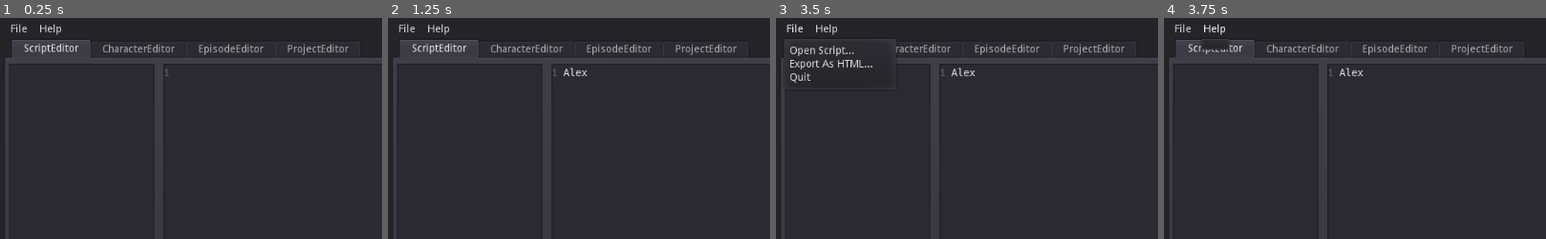
Above: before the commit, frames 1-4 (left to right).
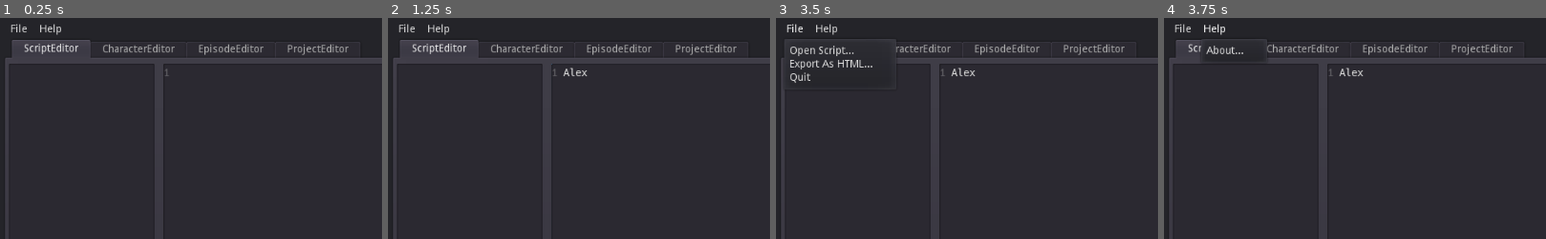
Above: after the commit, the same moments.

Repository: Zylann/saga_toolkit_app
Game: Godot game, scene res://main.tscn
Two runs of this game, one before a commit and one after it. Both use one fixed random seed, a clock stepped at 60 frames per second and the inputs below.
Inputs (mouse positions are % of the whole screen's width and height, from its top left):
- Up to frame 1 (0.25 s): no input
- Up to frame 2 (1.25 s): click (60, 53) at 0.52 s; type "Alex" at 0.6 s
- Up to frame 3 (3.5 s): click "File" at 1.25 s; click "File" at 2 s; click "File" at 2.75 s
- Up to frame 4 (3.75 s): click "Help" at 3.5 s
The pictures show only the part of the screen within x 0-50%, y 0-50%; the shares and areas given below are measured in that part.

Frames 1-3 are identical in both runs. In frame 4, 0.9% of the frame differs, in the area x 10-28%, y 9-20%.

Commit message:
Added custom icon and About window

Diff:
--- /dev/null
+++ b/icon.svg
@@ -0,0 +1,67 @@
+<?xml version="1.0" encoding="UTF-8" standalone="no"?>
+<svg
+   xmlns:dc="http://purl.org/dc/elements/1.1/"
+   xmlns:cc="http://creativecommons.org/ns#"
+   xmlns:rdf="http://www.w3.org/1999/02/22-rdf-syntax-ns#"
+   xmlns:svg="http://www.w3.org/2000/svg"
+   xmlns="http://www.w3.org/2000/svg"
+   xmlns:sodipodi="http://sodipodi.sourceforge.net/DTD/sodipodi-0.dtd"
+   xmlns:inkscape="http://www.inkscape.org/namespaces/inkscape"
+   width="16"
+   height="16"
+   version="1.1"
+   viewBox="0 0 16 16"
+   id="svg12"
+   sodipodi:docname="icon.svg"
+   inkscape:version="0.92.3 (2405546, 2018-03-11)"
+   inkscape:export-filename="D:\PROJETS\INFO\GODOT\Games\SagaTK\icon.png"
+   inkscape:export-xdpi="877.71429"
+   inkscape:export-ydpi="877.71429">
+  <metadata
+     id="metadata18">
+    <rdf:RDF>
+      <cc:Work
+         rdf:about="">
+        <dc:format>image/svg+xml</dc:format>
+        <dc:type
+           rdf:resource="http://purl.org/dc/dcmitype/StillImage" />
+        <dc:title />
+      </cc:Work>
+    </rdf:RDF>
+  </metadata>
+  <defs
+     id="defs16" />
+  <sodipodi:namedview
+     pagecolor="#ffffff"
+     bordercolor="#666666"
+     borderopacity="1"
+     objecttolerance="10"
+     gridtolerance="10"
+     guidetolerance="10"
+     inkscape:pageopacity="0"
+     inkscape:pageshadow="2"
+     inkscape:window-width="1524"
+     inkscape:window-height="876"
+     id="namedview14"
+     showgrid="false"
+     inkscape:zoom="29.5"
+     inkscape:cx="7.7007699"
+     inkscape:cy="7.4116769"
+     inkscape:window-x="141"
+     inkscape:window-y="92"
+     inkscape:window-maximized="0"
+     inkscape:current-layer="svg12"
+     inkscape:snap-grids="false">
+    <inkscape:grid
+       type="xygrid"
+       id="grid828" />
+  </sodipodi:namedview>
+  <path
+     style="fill:#000000;fill-opacity:1;stroke:none;stroke-width:50;stroke-miterlimit:4;stroke-dasharray:none;stroke-opacity:1"
+     d="M 8 1 A 7 7 0 0 0 1 8 A 7 7 0 0 0 2.3027344 12.058594 L 2.6660156 11.595703 L 3.0136719 9.90625 A 6.25 6.25 0 0 1 2.4628906 7.359375 A 6.25 6.25 0 0 1 8.7128906 1.109375 A 6.25 6.25 0 0 1 9.4882812 1.1640625 A 7 7 0 0 0 8 1 z M 14.962891 7.3359375 A 6.25 6.25 0 0 1 14.962891 7.359375 A 6.25 6.25 0 0 1 8.7128906 13.609375 A 6.25 6.25 0 0 1 5.6914062 12.828125 C 5.1357351 13.001854 4.3476562 13.25 4.3476562 13.25 L 3.828125 13.611328 A 7 7 0 0 0 8 15 A 7 7 0 0 0 15 8 A 7 7 0 0 0 14.962891 7.3359375 z "
+     id="path832" />
+  <path
+     style="fill:#000000;fill-opacity:1;stroke:none;stroke-width:1px;stroke-linecap:butt;stroke-linejoin:miter;stroke-opacity:1"
+     d="M 13.623047 2.5136719 C 12.912944 2.5346454 12.020139 2.6121314 11.289062 2.8398438 C 11.289062 2.8398437 7.6226559 4.0630767 5.7050781 6.4121094 C 5.7050781 6.4121094 3.8824461 8.377022 3.2832031 12.068359 L 1.9902344 14.058594 L 3.7636719 12.667969 C 3.7636719 12.667969 5.3684524 12.283902 6.5429688 11.636719 C 6.5429687 11.636719 7.7178909 11.230248 9.2519531 8.953125 C 9.2519531 8.953125 10.786236 5.8122996 11.529297 4.5898438 C 11.529297 4.5898438 12.105304 3.7040039 12.728516 3.2246094 C 12.728516 3.2246094 13.710781 2.6731152 14.861328 2.5292969 C 14.861328 2.5292969 14.33315 2.4926984 13.623047 2.5136719 z M 11.601562 3.2714844 C 9.5161967 4.9493649 7.5507813 7.2265625 7.5507812 7.2265625 C 6.5919925 8.4250486 3.7871094 12.021484 3.7871094 12.021484 C 3.7871094 12.021484 5.2972611 9.0972652 6.9511719 7.1796875 C 6.9511719 7.1796875 8.8690143 4.9253952 11.601562 3.2714844 z "
+     id="path853" />
+</svg>
--- a/main.gd
+++ b/main.gd
@@ -1,20 +1,27 @@
 extends Panel
 
 onready var _file_menu = get_node("VBoxContainer/MenuBar/FileMenu")
+onready var _help_menu = get_node("VBoxContainer/MenuBar/HelpMenu")
 onready var _open_script_dialog = get_node("OpenScriptDialog")
 onready var _script_editor = get_node("VBoxContainer/TabContainer/ScriptEditor")
 onready var _character_editor = get_node("VBoxContainer/TabContainer/CharacterEditor")
 onready var _tab_container = get_node("VBoxContainer/TabContainer")
+onready var _about_window = get_node("AboutWindow")
 
 const MENU_FILE_OPEN_SCRIPT = 0
 const MENU_FILE_EXPORT_AS_HTML = 1
 const MENU_FILE_QUIT = 2
+
+const MENU_HELP_ABOUT = 0
 
 func _ready():
 	_file_menu.get_popup().add_item("Open Script...", MENU_FILE_OPEN_SCRIPT)
 	_file_menu.get_popup().add_item("Export As HTML...", MENU_FILE_EXPORT_AS_HTML)
 	_file_menu.get_popup().add_item("Quit", MENU_FILE_QUIT)
 	_file_menu.get_popup().connect("id_pressed", self, "_on_FileMenu_id_pressed")
+
+	_help_menu.get_popup().add_item("About...", MENU_HELP_ABOUT)
+	_help_menu.get_popup().connect("id_pressed", self, "_on_HelpMenu_id_pressed")
 
 	_script_editor.connect("script_parsed", _character_editor, "_on_ScriptEditor_script_parsed")
 
@@ -35,5 +42,11 @@
 			get_tree().quit()
 
 
+func _on_HelpMenu_id_pressed(id):
+	match id:
+		MENU_HELP_ABOUT:
+			_about_window.popup_centered_minsize()
+
+
 func _on_OpenScriptDialog_file_selected(path):
 	_script_editor.open_script(path)
--- a/main.tscn
+++ b/main.tscn
@@ -1,10 +1,11 @@
-[gd_scene load_steps=6 format=2]
+[gd_scene load_steps=7 format=2]
 
 [ext_resource path="res://main.gd" type="Script" id=1]
 [ext_resource path="res://script_editor/script_editor.tscn" type="PackedScene" id=2]
 [ext_resource path="res://character_editor/character_editor.tscn" type="PackedScene" id=3]
 [ext_resource path="res://episode_editor/episode_editor.tscn" type="PackedScene" id=4]
 [ext_resource path="res://project_editor/project_editor.tscn" type="PackedScene" id=5]
+[ext_resource path="res://icon_white.png" type="Texture" id=6]
 
 [node name="Main" type="Panel"]
 anchor_right = 1.0
@@ -12,6 +13,7 @@
 script = ExtResource( 1 )
 
 [node name="VBoxContainer" type="VBoxContainer" parent="."]
+editor/display_folded = true
 anchor_right = 1.0
 anchor_bottom = 1.0
 margin_left = 8.0
@@ -92,4 +94,55 @@
 current_dir = "D:/PROJETS/INFO/GODOT/Games/SagaTK"
 current_path = "D:/PROJETS/INFO/GODOT/Games/SagaTK/"
 
+[node name="AboutWindow" type="AcceptDialog" parent="."]
+margin_left = 318.0
+margin_top = 216.0
+margin_right = 820.0
+margin_bottom = 416.0
+rect_min_size = Vector2( 320, 200 )
+window_title = "About Saga Toolkit"
+
+[node name="Content" type="Control" parent="AboutWindow"]
+margin_left = 8.0
+margin_top = 8.0
+margin_right = 494.0
+margin_bottom = 164.0
+
+[node name="HBoxContainer2" type="HBoxContainer" parent="AboutWindow/Content"]
+anchor_right = 1.0
+anchor_bottom = 1.0
+margin_left = 8.0
+margin_top = 8.0
+margin_right = -8.0
+margin_bottom = -8.0
+
+[node name="TextureRect" type="TextureRect" parent="AboutWindow/Content/HBoxContainer2"]
+self_modulate = Color( 0.45098, 0.607843, 0.376471, 1 )
+margin_right = 128.0
+margin_bottom = 140.0
+texture = ExtResource( 6 )
+
+[node name="Spacer" type="Control" parent="AboutWindow/Content/HBoxContainer2"]
+margin_left = 132.0
+margin_right = 148.0
+margin_bottom = 140.0
+rect_min_size = Vector2( 16, 0 )
+
+[node name="Label" type="RichTextLabel" parent="AboutWindow/Content/HBoxContainer2"]
+margin_left = 152.0
+margin_right = 470.0
+margin_bottom = 140.0
+size_flags_horizontal = 3
+bbcode_enabled = true
+bbcode_text = "SagaTK is a set of tools for hobbyist audio plays production, combined into a user interface made with Godot Engine.
+
+Developped by Marc Gilleron, aka Zylann
+
+[url=\"https://github.com/Zylann/saga_toolkit_app\"]https://github.com/Zylann/saga_toolkit_app[/url]"
+text = "SagaTK is a set of tools for hobbyist audio plays production, combined into a user interface made with Godot Engine.
+
+Developped by Marc Gilleron, aka Zylann
+
+https://github.com/Zylann/saga_toolkit_app"
+
 [connection signal="file_selected" from="OpenScriptDialog" to="." method="_on_OpenScriptDialog_file_selected"]
Binary file changed: icon.png
Binary file added: icon_white.png
Not shown, added: icon_white.png.import
